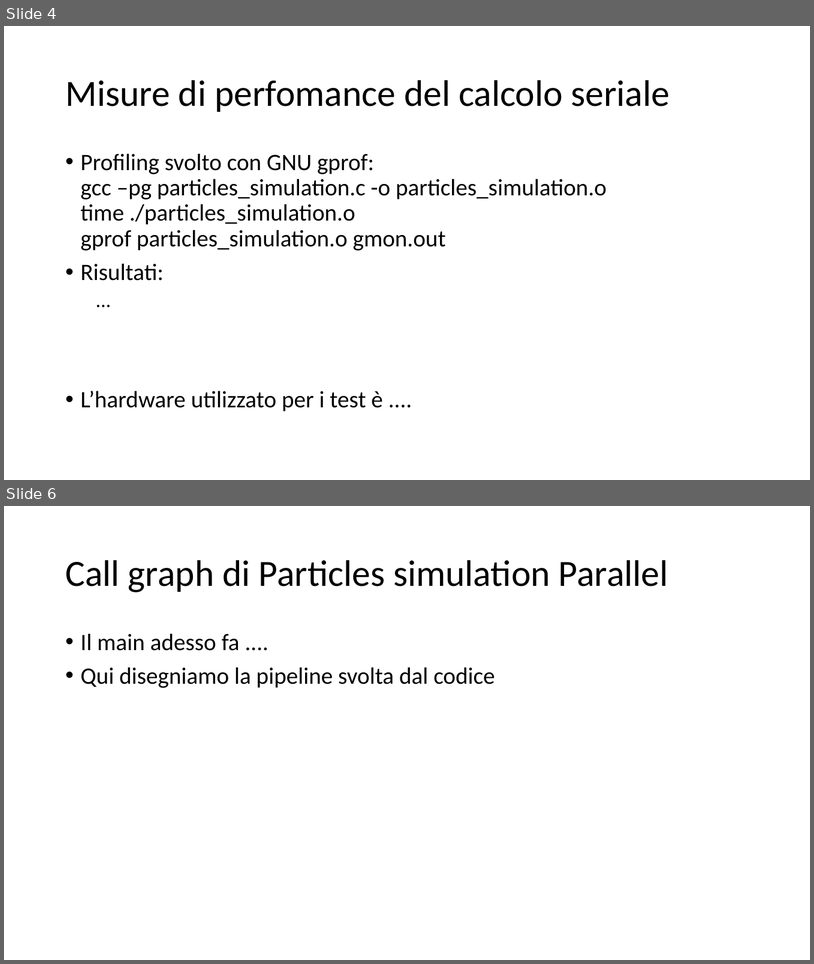
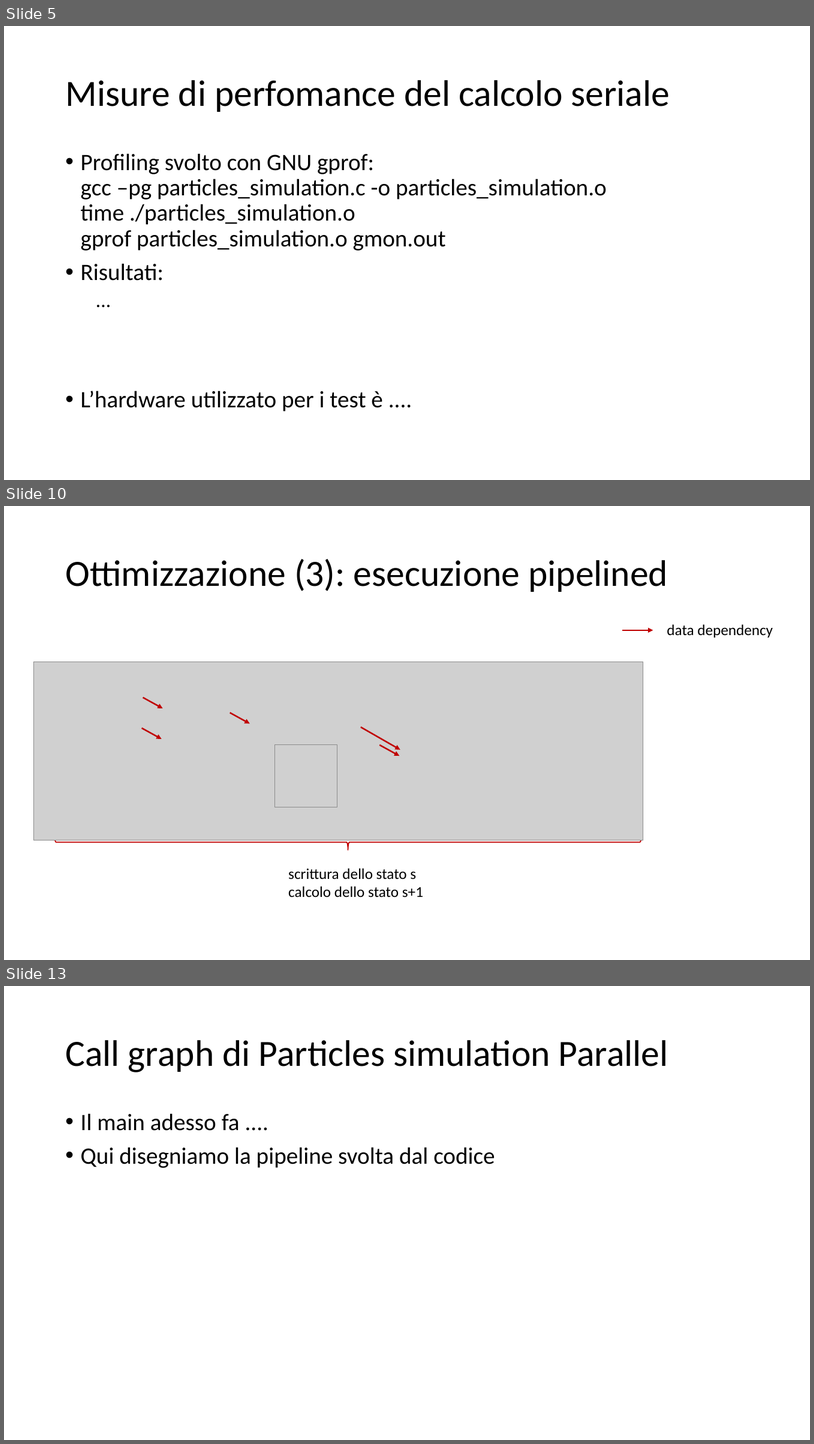
Before and after one commit to piepor/particles-simulation-parallel, a slide deck: presentazione/presentazione.pptx. Shown one above the other, each under a label of ours: slides 4 and 6 before the commit, slides 5, 10 and 13 after it; the slides between them are not shown. The pictures are 814x964 and 814x1444 pixels, drawn with LibreOffice and Linux fonts; fonts in the diff are those of the drawing; grey boxes stand for pictures. Boxes give left, top, right and bottom in pixels: in the first picture for what was removed or moved away, otherwise in the second. Text is boxed around its words. In the diff, an @@ line names an element or a change of style, - is before the commit and + after.

```diff
--- a/presentazione/presentazione.pptx
+++ b/presentazione/presentazione.pptx
@@ slide 10 added at bbox=[4, 506, 810, 960], background #FFFFFF @@
@@ title added at bbox=[65, 559, 668, 592], 44 pt, text #000000 @@
+Ottimizzazione (3): esecuzione pipelined
@@ arrow added from (623, 630) to (654, 630), #C00000 1.75 pt @@
@@ text added at bbox=[667, 624, 773, 637], 18 pt, text #000000 @@
+data dependency
@@ picture added at bbox=[33, 661, 644, 840] @@
@@ arrow added from (143, 697) to (163, 708), #C00000 1.75 pt @@
@@ arrow added from (230, 712) to (250, 723), #C00000 1.75 pt @@
@@ arrow added from (142, 728) to (162, 739), #C00000 1.75 pt @@
@@ arrow added from (361, 727) to (400, 750), #C00000 1.75 pt @@
@@ picture added at bbox=[275, 745, 338, 807] @@
@@ arrow added from (380, 745) to (399, 756), #C00000 1.75 pt @@
@@ left brace added at bbox=[54, 834, 642, 850], outline #C00000 1.25 pt @@
@@ text added at bbox=[288, 868, 423, 897], 18 pt, text #000000 @@
+scrittura dello stato s
+calcolo dello stato s+1
@@ what was slide 4 is now slide 5 @@
@@ what was slide 6 is now slide 13 @@
```
Also in this commit, not shown: 1 slide changed, 9 other slides added, 3 slides removed, 1 other file.
